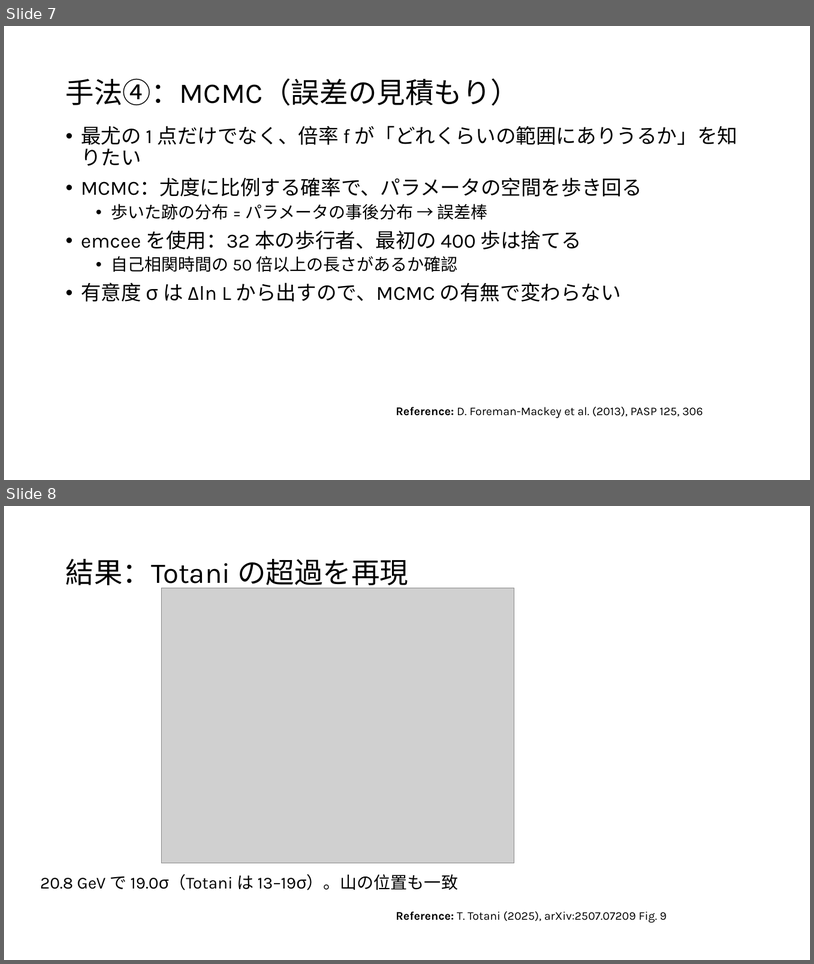
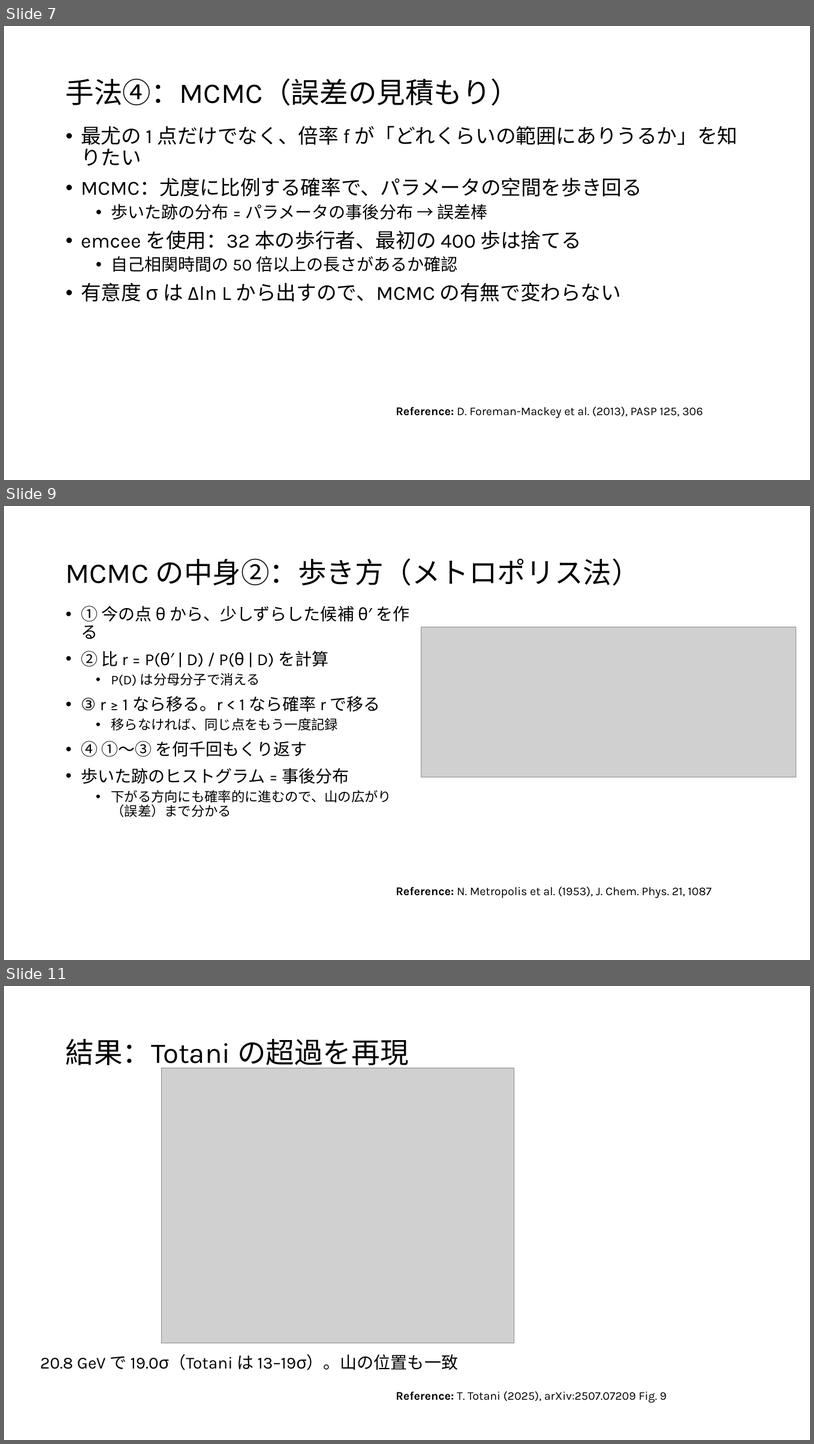
Before and after one commit to Mikann20041029/darkmatter-slides, a slide deck: slides/2026-10-02_研究進捗報告_claude.pptx. Shown one above the other, each under a label of ours: slides 7 and 8 before the commit, slides 7, 9 and 11 after it; the slides between them are not shown. The pictures are 814x964 and 814x1444 pixels, drawn with LibreOffice and Linux fonts; fonts in the diff are those of the drawing; grey boxes stand for pictures. Boxes give left, top, right and bottom in pixels: in the first picture for what was removed or moved away, otherwise in the second. Text is boxed around its words. In the diff, an @@ line names an element or a change of style, - is before the commit and + after.

```diff
--- a/slides/2026-10-02_研究進捗報告_claude.pptx
+++ b/slides/2026-10-02_研究進捗報告_claude.pptx
@@ slide 9 added at [4,506,810,960], background #FFFFFF @@
@@ title added at [65,558,641,586], 34 pt, text #000000 @@
+MCMC の中身②：歩き方（メトロポリス法）
@@ text added at [81,606,410,817], 20 pt, text #000000 @@
+• ① 今の点 θ から、少しずらした候補 θ′ を作る
+• ② 比 r = P(θ′ | D) / P(θ | D) を計算
+  • P(D) は分母分子で消える
+• ③ r ≥ 1 なら移る。r < 1 なら確率 r で移る
+  • 移らなければ、同じ点をもう一度記録
+• ④ ①〜③ を何千回もくり返す
+• 歩いた跡のヒストグラム = 事後分布
+  • 下がる方向にも確率的に進むので、山の広がり（誤差）まで分かる
@@ picture added at [422,627,797,777] @@
@@ text added at [396,886,711,898], 14 pt, text #000000 @@
+Reference: N. Metropolis et al. (1953), J. Chem. Phys. 21, 1087
@@ what was slide 8 is now slide 11 @@
```
Also in this commit, not shown: 3 slides changed, 2 other slides added, 3 other files.
